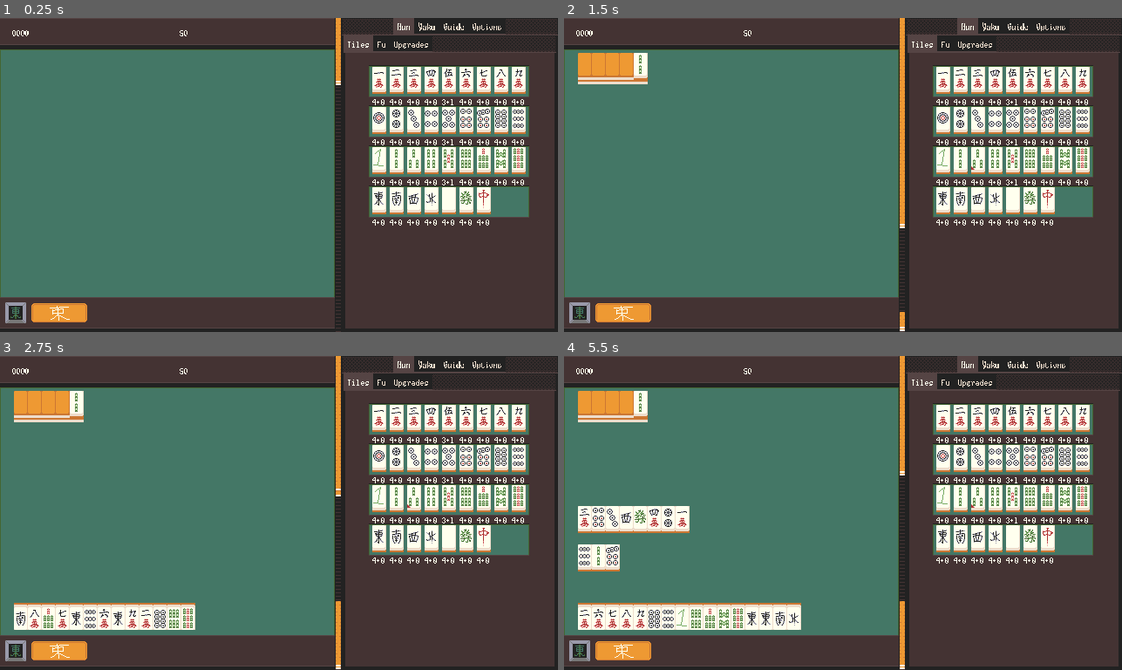
Above: before the commit, frames 1-4 (two rows, left to right).
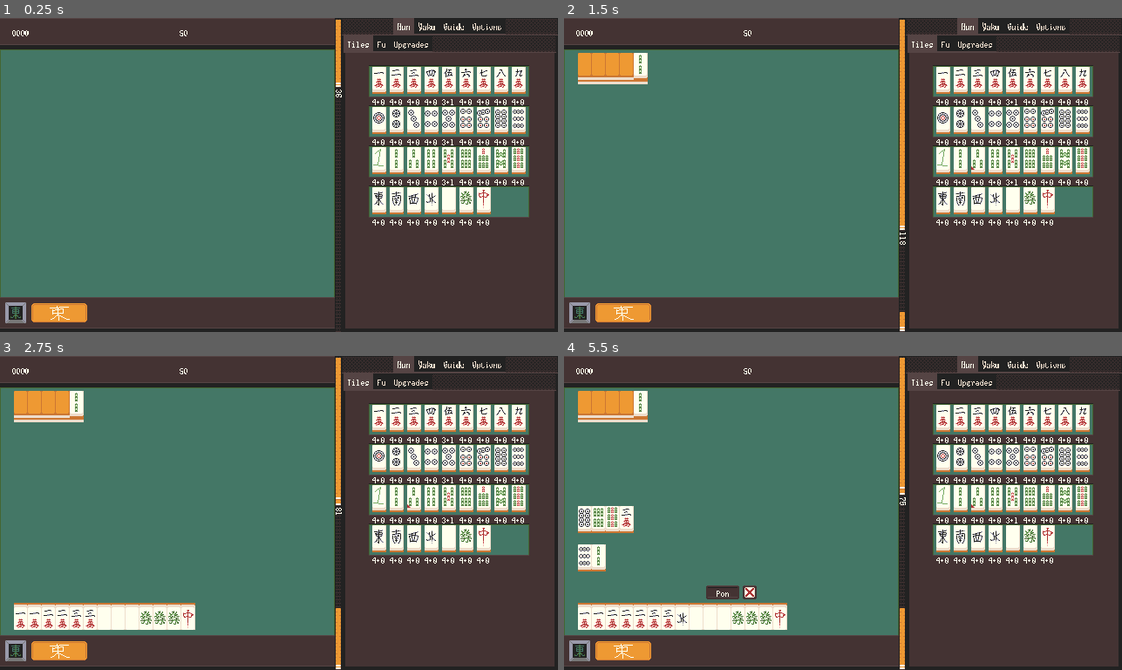
Above: after the commit, the same moments.

Repository: nanahyakuman/ultimahjong
Game: Godot game, scene res://root.tscn
The game is run twice, just before and just after one commit, with the same random seed, the same clock (stepped at 60 frames per second) and the same inputs.
Inputs (mouse positions are in pixels of both pictures, inside the frame that each line leads up to):
- Up to frame 1 (0.25 s): no input
- Up to frame 2 (1.5 s): tap Enter at 0.5 s; drag from (943, 80) to (898, 105) at 0.52 s; drag from (586, 71) to (815, 237) at 1.27 s
- Up to frame 3 (2.75 s): tap Space at 2 s; move the mouse to (33, 409) at 2.02 s; click (33, 409) at 2.17 s
- Up to frame 4 (5.5 s): drag from (614, 409) to (675, 465) at 2.77 s; tap Enter at 3.5 s; drag from (625, 409) to (870, 513) at 3.52 s; drag from (642, 409) to (759, 434) at 4.27 s; move the mouse to (586, 406) at 5.02 s; click (586, 406) at 5.17 s

The runs differ from the first frame. In frame 1, 0.1% of the frame differs, in the area x 60-62%, y 0-100%; in frame 2, 0.2%; in frame 3, 0.9%; in frame 4, 2.9%, in the area x 2-62%, y 0-88%.

Commit message:
flicker, more yaku

Diff:
--- a/AllYaku.gd
+++ b/AllYaku.gd
@@ -9,6 +9,8 @@
 	"Open Hon'itsu": ScoringInfo.Han.new("Open Hon'itsu", 2, "Hand only contains honors and tiles of a single suit."),
 	"Chin'itsu": ScoringInfo.Han.new("Chin'itsu", 6, "Hand only contains tiles of a single suit."),
 	"Open Chin'itsu": ScoringInfo.Han.new("Open Chin'itsu", 5, "Hand only contains tiles of a single suit."),
+	"Toitoi": ScoringInfo.Han.new("Toitoi", 2, "Hand consists of 4 set/quads and a pair."),
+	"Iipeikou": ScoringInfo.Han.new("Iipeikou", 1, "ipk"),
 
 #	"Kan Dora": ScoringInfo.Han.new("Kan Dora", 1, ""),
 #	"Ura Dora": ScoringInfo.Han.new("Ura Dora", 1, ""),
@@ -37,7 +39,7 @@
 	"Closed Quad": ScoringInfo.Fu.new("Closed Quad", 16),
 	#  weird because it's not a fu of its own but this allows us to hijack
 	# existing gui code.
-	"Yao Multiplier": ScoringInfo.Fu.new("(Yao)", 1.5),
+	"Yao Multiplier": ScoringInfo.Fu.new("(Yao)", 2),
 
 	"SPACER_3": "[b]Waits",
 
--- a/CallGraphic.gd
+++ b/CallGraphic.gd
@@ -26,7 +26,7 @@
 		if event.button_index == MOUSE_BUTTON_LEFT and event.pressed:
 			_on_mouse_exited()
 			mahjong_manager.call_graphic_clicked(bitmask,_tiles_involved)
-			calls.enable_calls(0, {})
+			#calls.enable_calls(0, {})
 
 
 # tells the hand to tell relevant tiles to highlight themselves
--- a/GraphicTileCounter.gd
+++ b/GraphicTileCounter.gd
@@ -4,17 +4,23 @@
 @onready var end = $End
 @onready var dead_tile_counter = $DeadTileCounter
 @onready var dead_tile_end = $DeadTileEnd
+@onready var label = $Label
 
-@onready var textures = [preload("res://image/tilecounter_end_odd.png"), preload("res://image/tilecounter_end_even.png"), preload("res://image/tilecounter_end_final.png")]
+@onready var textures = [preload("res://image/tilecounter/tilecounter_end_odd.png"), preload("res://image/tilecounter/tilecounter_end_even.png"), preload("res://image/tilecounter/tilecounter_end_final.png")]
 
+@export var text_offset = Vector2(11,12)
 
 func update_wall_count(c: int):
 	tile_counter.size.y = ((c-1) / 2) * 4
+	tile_counter.position.y = 2
 	end.position.y = tile_counter.size.y + tile_counter.position.y
 	end.texture = textures[(c+1)%2]
 	end.visible = c > 0
 	if c == 1:
 		end.texture = textures[2]
+
+	label.text = str(c)
+	label.position = end.position + text_offset
 
 func reset_dead_wall_count():
 	dead_tile_counter.size.y = 0
--- a/Grouping.gd
+++ b/Grouping.gd
@@ -3,10 +3,23 @@
 
 # set covers both pon and kan
 enum {NONE, PAIR, SET, RUN}
+const TYPE_STRS = ["NONE","PAIR","SET","RUN"]
 var type = NONE
+# tiles MUST be sorted!!!
 var tiles = []
 var open = false
 
 func _init(typ: int, ts: Array):
 	type = typ
 	tiles = ts.duplicate()
+
+#	var tsorted = tiles.duplicate()
+#	tsorted.sort()
+#	assert(tiles.hash() == tsorted.hash())
+
+func print_self():
+	print(TYPE_STRS[type])
+	var str = "  "
+	for t in tiles:
+		str += t.get_name() + " "
+	print(str)
--- a/MTile.gd
+++ b/MTile.gd
@@ -69,6 +69,7 @@
 		ret.append(MTile.gen_id(suit, v))
 	return ret
 
+# does not care about aka
 static func gen_id(s: int, v: int):
 	return s * 100 + v * 1
 
@@ -85,4 +86,4 @@
 	if tile.suit == SUITS.SPECIAL:
 		return SPECIAL_NAMES[tile.value]
 	else:
-		return str(tile.value + SUIT_NAMES[tile.suit])
+		return str(tile.value) + SUIT_NAMES[tile.suit]
--- a/MahjongManager.gd
+++ b/MahjongManager.gd
@@ -128,9 +128,7 @@
 	call_sfx_player.play()
 	update_hand_label()
 
-#	print(wall.size())
-
-#	var temp = []
+	var temp = []
 #
 #	temp.append(MTile.new(MTile.SUITS.SPECIAL, MTile.SPECIALS.CHUN))
 #	temp.append(MTile.new(MTile.SUITS.SPECIAL, MTile.SPECIALS.CHUN))
@@ -160,8 +158,23 @@
 #	temp.append(MTile.new(MTile.SUITS.MAN, 9, true))
 #	temp.append(MTile.new(MTile.SUITS.MAN, 9))
 #
-#	hand = temp
-#	update_hand_label()
+	temp.append(MTile.new(MTile.SUITS.MAN, 1))
+	temp.append(MTile.new(MTile.SUITS.MAN, 1))
+	temp.append(MTile.new(MTile.SUITS.MAN, 2))
+	temp.append(MTile.new(MTile.SUITS.MAN, 2))
+	temp.append(MTile.new(MTile.SUITS.MAN, 3))
+	temp.append(MTile.new(MTile.SUITS.MAN, 3))
+	temp.append(MTile.new(MTile.SUITS.SPECIAL, MTile.SPECIALS.HAKU))
+	temp.append(MTile.new(MTile.SUITS.SPECIAL, MTile.SPECIALS.HAKU))
+	temp.append(MTile.new(MTile.SUITS.SPECIAL, MTile.SPECIALS.HAKU))
+	temp.append(MTile.new(MTile.SUITS.SPECIAL, MTile.SPECIALS.HATSU))
+	temp.append(MTile.new(MTile.SUITS.SPECIAL, MTile.SPECIALS.HATSU))
+	temp.append(MTile.new(MTile.SUITS.SPECIAL, MTile.SPECIALS.HATSU))
+	temp.append(MTile.new(MTile.SUITS.SPECIAL, MTile.SPECIALS.CHUN))
+
+	if temp:
+		hand = temp
+	update_hand_label()
 
 
 func draw_kan_dora():
@@ -179,6 +192,8 @@
 
 func reveal_dora():
 	revealed_kan_dora += 1
+
+	gui_manager.update_kan_dora(kan_dora, upgrades.get_kan_size() - revealed_kan_dora)
 
 	var revealed_dora_ids = []
 	for i in range(upgrades.get_kan_size() - revealed_kan_dora, kan_dora.size()):
@@ -284,7 +299,7 @@
 		return bitmask
 
 
-	# the dict of involved tiles
+	# the dict of involved tiles is passed by ref.
 	tiles_involved.merge({CALL_BITMASK.CHI_L:[], CALL_BITMASK.CHI_M:[], CALL_BITMASK.CHI_R:[], CALL_BITMASK.PON:[], CALL_BITMASK.KAN:[]})
 
 	# pon and kan
@@ -425,8 +440,12 @@
 
 
 # called when a cpkr call is made, including passing the call
-func call_graphic_clicked(bitmask: int, tiles_involved: Array):
+func call_graphic_clicked(bitmask: int, _tiles_involved: Array):
 	assert(_state == STATE_CALLS, "call somehow made in non-calling state. this is bad!")
+
+	# clear gui but dont let it delete the info referenced
+	var tiles_involved = _tiles_involved.duplicate()
+	calls_manager.enable_calls(0, {})
 
 	var new_grouping
 	match bitmask:
--- a/Purchaseable.gd
+++ b/Purchaseable.gd
@@ -69,7 +69,7 @@
 func _gui_input(event):
 	if event is InputEventMouseButton:
 		if event.button_index == MOUSE_BUTTON_LEFT and event.pressed:
-			if get_parent().pressed(self):
+			if await get_parent().pressed(self):
 				get_parent().hovered(self, false)
 				queue_free()
 
--- a/PurchaseablesHolder.gd
+++ b/PurchaseablesHolder.gd
@@ -61,11 +61,11 @@
 		Purchaseable.TYPES.AKA:
 			for t in node.tiles:
 				tile_counter.increment_aka(t)
-				await anim_timer.start_mod(.1)
+				await anim_timer.start_mod(.15)
 		Purchaseable.TYPES.ADD:
 			for t in node.tiles:
 				tile_counter.increment_tile(t)
-				await anim_timer.start_mod(.1)
+				await anim_timer.start_mod(.15)
 		Purchaseable.TYPES.DEAD_REDUCE:
 			upgrades.dead_wall_size_reduce += 2
 		Purchaseable.TYPES.KAN_REVEAL:
--- a/TileGraphic.gd
+++ b/TileGraphic.gd
@@ -7,6 +7,7 @@
 @onready var adj_tile_highlight = $RedTileHighlight
 @onready var call_tile_highlight = $RedTileHighlight2
 @onready var dora_sprite = $Sprite2D/TileDora
+@onready var flicker = $Flicker
 
 @export var tile_size = Vector2(16,32)
 var in_hand = false
@@ -111,6 +112,7 @@
 		if id == tile.get_id():
 			if !is_adj:
 				sim_tile_highlight.visible = val
+				flicker.visible = val
 			else:
 				adj_tile_highlight.visible = val
 
--- a/TileGraphic.tscn
+++ b/TileGraphic.tscn
@@ -7,6 +7,8 @@
 [ext_resource type="Texture2D" uid="uid://3xyv2a3mk865" path="res://image/tile_highlight_r.png" id="5_b2fx8"]
 [ext_resource type="Texture2D" uid="uid://cq5xymufy75on" path="res://image/tilerear.png" id="5_xhwoj"]
 [ext_resource type="Texture2D" uid="uid://dajdvnl62pg7i" path="res://image/tile_dora.png" id="6_w2hg6"]
+[ext_resource type="Texture2D" uid="uid://diuf8wlp0jwam" path="res://image/tile_flicker.png" id="7_gponq"]
+[ext_resource type="Script" path="res://TileGraphicFlicker.gd" id="8_r54qq"]
 
 [sub_resource type="AtlasTexture" id="AtlasTexture_gf2xo"]
 atlas = ExtResource("6_w2hg6")
@@ -97,6 +99,13 @@
 animation = &"new_animation_1"
 centered = false
 
+[node name="Flicker" type="Sprite2D" parent="."]
+visible = false
+position = Vector2(8, 13)
+texture = ExtResource("7_gponq")
+hframes = 2
+script = ExtResource("8_r54qq")
+
 [node name="BlueTileHighlight" type="Sprite2D" parent="."]
 visible = false
 position = Vector2(8, 13)
--- /dev/null
+++ b/TileGraphicFlicker.gd
@@ -0,0 +1,11 @@
+extends Sprite2D
+
+#var frame_f = 0
+#var speed = 1
+#
+#func _process(delta: float):
+#	frame_f = fmod(frame_f+speed, float(hframes))
+#	frame = frame_f
+
+func _process(delta: float):
+	frame = (frame+1) % hframes
--- a/Upgrades.gd
+++ b/Upgrades.gd
@@ -4,10 +4,10 @@
 
 #  amount of tiles to kill at the start. (it's the present value * 3).
 # this should be an even number or the dead wall display will break
-const TILES_DEAD_PER_4_PLAYER_DRAWS = 36
+const TILES_DEAD = 32
 @export var dead_wall_size_reduce = 0
 func get_dead_tiles():
-	return maxi(TILES_DEAD_PER_4_PLAYER_DRAWS - dead_wall_size_reduce, 0)
+	return maxi(TILES_DEAD - dead_wall_size_reduce, 0)
 
 #  how many dora and ura dora to draw
 const BASE_KAN_SIZE = 5
--- a/root.tscn
+++ b/root.tscn
@@ -18,16 +18,13 @@
 [ext_resource type="Script" path="res://AllYaku.gd" id="8_t018g"]
 [ext_resource type="Script" path="res://GUIManager.gd" id="9_1ntl1"]
 [ext_resource type="Script" path="res://AnimTimer.gd" id="9_r8218"]
-[ext_resource type="Texture2D" uid="uid://njfot1si4chf" path="res://image/tablediv.png" id="10_kbaim"]
 [ext_resource type="Texture2D" uid="uid://6selxoc8faj5" path="res://image/table_top.png" id="11_a4xxf"]
 [ext_resource type="Script" path="res://MenuTileHolder.gd" id="11_gc23v"]
 [ext_resource type="Script" path="res://CallsGraphical.gd" id="11_oemle"]
-[ext_resource type="Texture2D" uid="uid://8eiqqlppwabi" path="res://image/tilecounter.png" id="11_s1nfs"]
 [ext_resource type="Script" path="res://TilesDisplay.gd" id="13_egxkc"]
 [ext_resource type="Texture2D" uid="uid://dbnpkxetohid0" path="res://image/call_ignore.png" id="13_qhnc0"]
 [ext_resource type="Script" path="res://CallGraphic.gd" id="13_wfhtv"]
 [ext_resource type="Script" path="res://GraphicTileCounter.gd" id="13_x2gyd"]
-[ext_resource type="Texture2D" uid="uid://ch4nr70j7xj74" path="res://image/tilecounter_end_odd.png" id="15_tgg3l"]
 [ext_resource type="Script" path="res://CursorTextRequester.gd" id="16_8lthm"]
 [ext_resource type="Script" path="res://ShopRoot.gd" id="19_bnl3p"]
 [ext_resource type="Texture2D" uid="uid://bxt2na0s3mabw" path="res://image/call_indicator_gold.png" id="19_idqi3"]
@@ -38,8 +35,11 @@
 [ext_resource type="Script" path="res://NextRoundButton.gd" id="21_roajs"]
 [ext_resource type="Script" path="res://ScoringRoot.gd" id="21_yhd2i"]
 [ext_resource type="FontFile" uid="uid://dmoumxbcf3gn" path="res://text/font/Body2.png" id="28_jde07"]
+[ext_resource type="Texture2D" uid="uid://njfot1si4chf" path="res://image/tilecounter/tablediv.png" id="31_h31my"]
 [ext_resource type="Script" path="res://Cursor.gd" id="31_y04dm"]
-[ext_resource type="Texture2D" uid="uid://blxlrv0jsh5hx" path="res://image/tilecounter_end_even.png" id="33_ykpb6"]
+[ext_resource type="Texture2D" uid="uid://8eiqqlppwabi" path="res://image/tilecounter/tilecounter.png" id="33_6btw0"]
+[ext_resource type="Texture2D" uid="uid://ch4nr70j7xj74" path="res://image/tilecounter/tilecounter_end_odd.png" id="34_tbbuy"]
+[ext_resource type="Texture2D" uid="uid://blxlrv0jsh5hx" path="res://image/tilecounter/tilecounter_end_even.png" id="35_5xuo4"]
 [ext_resource type="Texture2D" uid="uid://b7pi28pjp68qt" path="res://image/cursor9pr.png" id="38_n0b1y"]
 [ext_resource type="Texture2D" uid="uid://ng8eqocmaltm" path="res://image/sidebar_tiles_9pr.png" id="39_1otd6"]
 [ext_resource type="Script" path="res://FuTab.gd" id="41_je4uv"]
@@ -769,30 +769,40 @@
 
 [node name="GraphicTileCounter" type="TextureRect" parent="HBoxContainer"]
 layout_mode = 2
-texture = ExtResource("10_kbaim")
+texture = ExtResource("31_h31my")
 stretch_mode = 1
 script = ExtResource("13_x2gyd")
 
 [node name="TileCounter" type="TextureRect" parent="HBoxContainer/GraphicTileCounter"]
 layout_mode = 0
 offset_right = 8.0
-texture = ExtResource("11_s1nfs")
+texture = ExtResource("33_6btw0")
 expand_mode = 1
 stretch_mode = 1
+script = ExtResource("16_8lthm")
+hover_text = "Tiles left to draw in the wall."
 
 [node name="End" type="TextureRect" parent="HBoxContainer/GraphicTileCounter"]
 layout_mode = 1
 offset_right = 8.0
 offset_bottom = 16.0
-texture = ExtResource("15_tgg3l")
+texture = ExtResource("34_tbbuy")
 stretch_mode = 2
+
+[node name="Label" type="Label" parent="HBoxContainer/GraphicTileCounter"]
+layout_mode = 0
+offset_left = 11.0
+offset_right = 51.0
+offset_bottom = 15.0
+rotation = 1.5708
+text = "70"
 
 [node name="DeadTileEnd" type="TextureRect" parent="HBoxContainer/GraphicTileCounter"]
 layout_mode = 1
 offset_top = 350.0
 offset_right = 8.0
 offset_bottom = 366.0
-texture = ExtResource("33_ykpb6")
+texture = ExtResource("35_5xuo4")
 stretch_mode = 2
 
 [node name="DeadTileCounter" type="TextureRect" parent="HBoxContainer/GraphicTileCounter"]
@@ -801,9 +811,11 @@
 offset_right = 8.0
 offset_bottom = 362.0
 scale = Vector2(1, -1)
-texture = ExtResource("11_s1nfs")
+texture = ExtResource("33_6btw0")
 expand_mode = 1
 stretch_mode = 1
+script = ExtResource("16_8lthm")
+hover_text = "Dead tiles, will never be drawn."
 
 [node name="Sidebar" type="ColorRect" parent="HBoxContainer"]
 layout_mode = 2
--- a/yaku/YakuChecker.gd
+++ b/yaku/YakuChecker.gd
@@ -14,12 +14,12 @@
 	var groupings = get_maximal_groupings(remaining_hand)
 	groupings.append_array(already_opened_groupings)
 
-#	for g in groupings:
-#		for t in g.tiles:
-#			print(t.get_id(), " ")
-#		print("\n")
 
 	if groupings_meet_basic_reqs(groupings):
+		for g in groupings:
+			g.print_self()
+		print()
+
 		# riichi
 		if riichi:
 			scoring_info.hans.append(ALL_YAKU.YAKUS["Riichi"])
@@ -85,6 +85,25 @@
 		if tanyao:
 			scoring_info.hans.append(ALL_YAKU.YAKUS["Tan'yao"])
 
+		# toitoi
+		var sets = 0
+		for g in groupings:
+			if g.type == Grouping.SET:
+				sets += 1
+		if sets >= 4:
+			scoring_info.hans.append(ALL_YAKU.YAKUS["Toitoi"])
+
+		# iipeikou
+		if !is_open:
+			for i in groupings.size():
+				for j in range(i+1, groupings.size()):
+					var g = groupings[i]
+					var g2 = groupings[j]
+
+					if g.type == Grouping.RUN and g2.type == Grouping.RUN:
+						if g.tiles[0].get_id() == g2.tiles[0].get_id():
+							scoring_info.hans.append(ALL_YAKU.YAKUS["Iipeikou"])
+
 
 	if do_fu:
 		scoring_info.fus = get_fu(groupings, doras)
@@ -139,6 +158,9 @@
 
 func is_of_run(tile: MTile, hand:Array):
 	#var id = tile.get_id()
+	if tile.suit == MTile.SUITS.SPECIAL:
+		return
+
 	var next_id = MTile.gen_id(tile.suit, tile.value+1)
 	var nexter_id = MTile.gen_id(tile.suit, tile.value+2)
 
Not shown: 1 places in TileGraphic.tscn that only renumber resources
Binary file changed: image/cursor/handcursor.png
Binary file added: image/cursor/handcursordark.png
Not shown, changed: image/cursor/handcursordark.png.import
Binary file changed: image/purchaseable9pr.png
Binary file removed: image/tablediv.png
Binary file added: image/tile_flicker.png
Not shown, added: image/tile_flicker.png.import
Binary file changed: image/tile_highlight_b.png
Binary file added: image/tilecounter/tablediv.png
Not shown, changed: image/tilecounter/tablediv.png.import
Renamed: image/tilecounter.png -> image/tilecounter/tilecounter.png
(and 10 more such lines)
